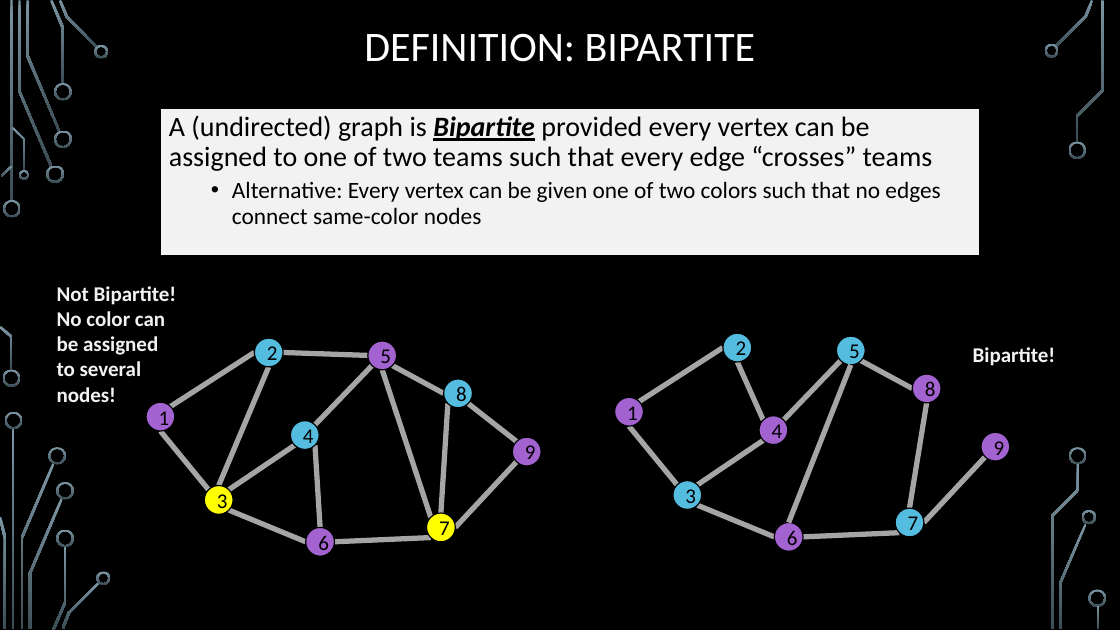
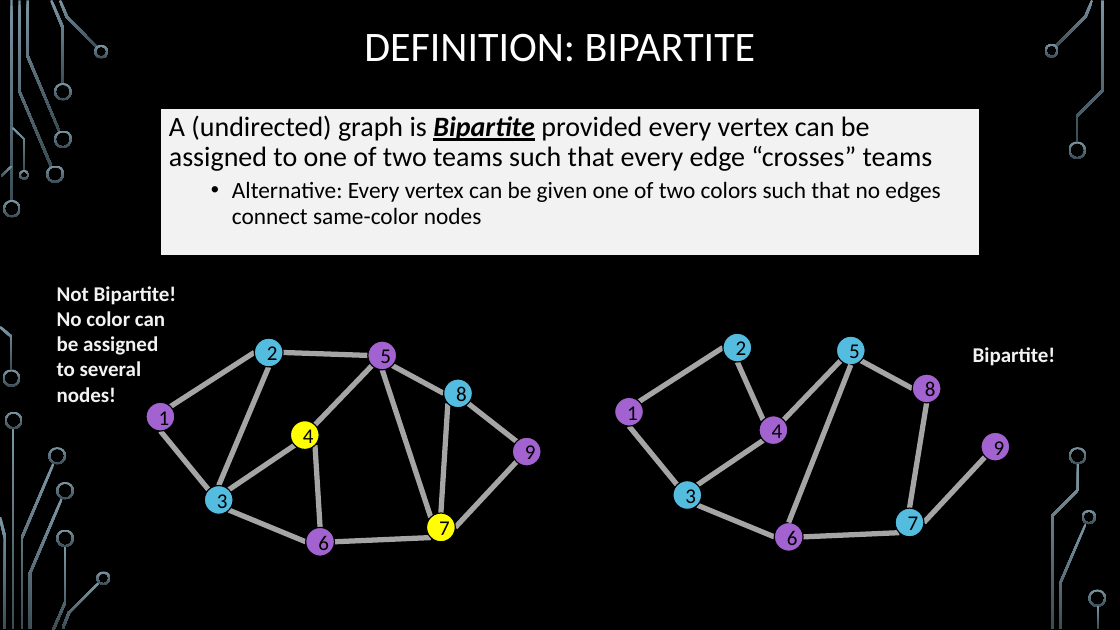
Before and after one commit to markfloryan/dsa2, a slide deck: slide 43 of slides/01-1-GraphsIntroBFS.pptx. Drawn at 1120x630 pixels with LibreOffice and Linux fonts; fonts in the diff are those of the drawing; background and template pictures are left out. Boxes give left, top, right and bottom in pixels: in the first picture for what was removed or moved away, otherwise in the second. Text is boxed around its words. In the diff, an @@ line names an element or a change of style, - is before the commit and + after.

```diff
--- a/slides/01-1-GraphsIntroBFS.pptx
+++ b/slides/01-1-GraphsIntroBFS.pptx
@@ ellipse "4" at (291, 421, 319, 450): fill #54BCDF to #FFFF00 @@
@@ ellipse "3" at (204, 486, 233, 514): fill #FFFF00 to #54BCDF @@
```
Also in this commit, not shown: 1 other slide changed, 8 other files.
